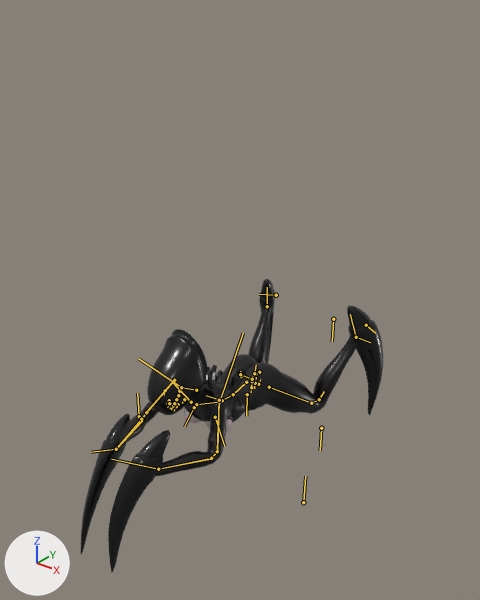
Renders of the glTF model tests/bin/models/SCIFI/monsters/slicer_female/SlicerFemale.gltf from each side of a commit.
The view is the same before and after, from a camera (50 mm lens) standing at (1.73, -2.34, 2.18) and looking at (0.08, -0.27, 0.9). Arrows for +X, +Y and +Z are at lower left; the lights stay in place. Both versions are drawn at frame 31 of the action 'Female.Attack.001'; the numbers are the values there. The bones that bend it are drawn over the model as lines.

Names of what the first picture shows: 'Exoskeleton', 'Foot.Blade', 'Hand.Blade', 'Head.Shell', 'Turso.MP'.
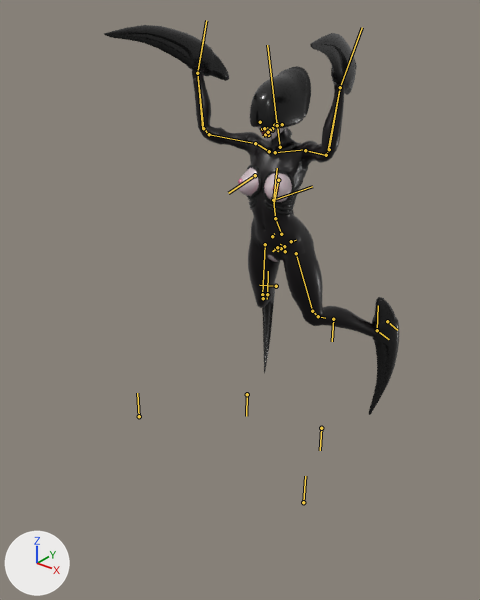
What the commit changed:
Bone 'spine' (bone_spine) moves from (0.03, -0.087, 0.009) to (0.041, -0.355, -0.555).
Bone 'spine' (bone_spine) turns from (-8, -2, 0) to (-77, -2, 0) degrees about its own x, y and z.
Bone 'spine.002' (bone_spine_002) turns from (-4, 0, -1) to (-10, 1, 7) degrees about its own x, y and z.
Bone 'thigh.L' (bone_thigh_l) turns from (-26, 0, -20) to (5, 25, -9) degrees about its own x, y and z.
Bone 'knee.L' (bone_knee_l) turns from (41, 1, -3) to (20, 0, -2) degrees about its own x, y and z.
Bone 'shin.L' (bone_shin_l) turns from (45, 2, -4) to (22, 0, -2) degrees about its own x, y and z.
Bone 'thigh.R' (bone_thigh_r) turns from (-28, 3, 20) to (3, -24, 9) degrees about its own x, y and z.
Bone 'knee.R' (bone_knee_r) turns from (41, -1, 3) to (20, 0, 2) degrees about its own x, y and z.
Bone 'shin.R' (bone_shin_r) turns from (45, -2, 4) to (22, 0, 2) degrees about its own x, y and z.
Bone 'foot.IK.L' (bone_foot_ik_l) moves from (0.225, 0.117, 0.194) to (0.288, 0.132, 0.085).
Bone 'foot.IK.L' (bone_foot_ik_l) turns from (18, -31, 0) to (5, -31, 0) degrees about its own x, y and z.
Bone 'foot.IK.R' (bone_foot_ik_r) moves from (-0.163, 0.118, 0.198) to (-0.229, 0.141, 0.102).
Bone 'foot.IK.R' (bone_foot_ik_r) turns from (18, 31, 0) to (4, 31, 0) degrees about its own x, y and z.
Bone 'spine.IK' (bone_spine_ik) moves from (0.036, 0.053, -0.064) to (0.038, 0.941, -0.445).
Bone 'spine.IK' (bone_spine_ik) turns from (-32, 2, 0) to (-92, 2, 0) degrees about its own x, y and z.
Bone 'spine.003' (bone_spine_003) moves from (0.0, -0.017, -0.01) to (0.0, 0.0, 0.0).
Bone 'neck.001' (bone_neck_001) turns from (-13, 0, 2) to (2, 0, 3) degrees about its own x, y and z.
Bone 'head' (bone_head) turns from (-8, 0, -1) to (7, 0, -2) degrees about its own x, y and z.
Bone 'shoulder.L' (bone_shoulder_l) turns from (13, 0, 0) to (11, 0, 0) degrees about its own x, y and z.
Bone 'upper_arm.L' (bone_upper_arm_l) turns from (81, -10, -68) to (101, -48, -109) degrees about its own x, y and z.
Bone 'elbow.L' (bone_elbow_l) turns from (-22, -4, -26) to (-23, -4, -28) degrees about its own x, y and z.
Bone 'forearm.L' (bone_forearm_l) turns from (38, -1, 3) to (40, -1, 3) degrees about its own x, y and z.
Bone 'hand.L' (bone_hand_l) turns from (31, -25, 2) to (23, -43, 0) degrees about its own x, y and z.
Bone 'upper_arm.R' (bone_upper_arm_r) turns from (72, 15, 66) to (98, 52, 101) degrees about its own x, y and z.
Bone 'hand.R' (bone_hand_r) turns from (38, 27, 7) to (29, 46, 2) degrees about its own x, y and z.

Boxes (x1, y1, x2, y2) around the edits, measured in the pictures (480 x 600 px):
'Turso.MP', posed (20% narrower, 58% taller): before (126, 307, 358, 476); after (192, 70, 377, 337)
'Hand.Blade', posed (182% wider, 55% shorter): before (81, 414, 170, 572); after (104, 25, 357, 95)
'Head.Shell', posed (26% shorter): before (147, 329, 208, 415); after (250, 66, 311, 129)
'Foot.Blade', posed: before (259, 279, 383, 415); after (262, 282, 399, 415)
'Exoskeleton', posed (6% narrower, 50% taller): before (185, 365, 246, 422); after (246, 129, 303, 215)
'Tongh', posed (not visible before): after (264, 131, 271, 134)
bone 'spine', root to tip: before (259, 372) to (256, 374); after (285, 251) to (284, 247)
bone 'spine.002', root to tip: before (233, 394) to (220, 401); after (275, 218) to (273, 197)
bone 'thigh.L', root to tip: before (269, 387) to (311, 403); after (296, 253) to (312, 311)
bone 'knee.L', root to tip: before (311, 403) to (319, 399); after (312, 311) to (318, 316)
bone 'shin.L', root to tip: before (319, 399) to (324, 391); after (318, 316) to (325, 318)
bone 'thigh.R', root to tip: before (240, 374) to (252, 379); after (265, 244) to (262, 294)
bone 'knee.R', root to tip: before (252, 379) to (254, 373); after (262, 294) to (263, 298)
bone 'shin.R', root to tip: before (254, 373) to (256, 365); after (263, 298) to (263, 297)
bone 'foot.IK.L', root to tip: before (356, 337) to (350, 314); after (377, 330) to (378, 305)
bone 'foot.IK.R', root to tip: before (267, 306) to (267, 287); after (267, 294) to (268, 271)
bone 'spine.IK', root to tip: before (219, 402) to (243, 333); after (273, 200) to (312, 186)
bone 'spine.003', root to tip: before (222, 400) to (206, 395); after (273, 200) to (277, 168)
bone 'neck.001', root to tip: before (196, 390) to (181, 387); after (280, 147) to (277, 123)
bone 'head', root to tip: before (181, 387) to (179, 386); after (277, 123) to (276, 119)
bone 'shoulder.L', root to tip: before (196, 404) to (218, 402); after (275, 152) to (305, 149)
bone 'upper_arm.L', root to tip: before (219, 400) to (217, 451); after (306, 150) to (326, 155)
bone 'elbow.L', root to tip: before (217, 451) to (211, 458); after (326, 155) to (329, 149)
bone 'forearm.L', root to tip: before (211, 458) to (158, 469); after (329, 149) to (340, 87)
bone 'hand.L', root to tip: before (158, 469) to (111, 459); after (340, 87) to (362, 27)
bone 'upper_arm.R', root to tip: before (174, 380) to (146, 412); after (255, 143) to (209, 134)
bone 'hand.R', root to tip: before (116, 449) to (91, 452); after (197, 73) to (206, 20)
